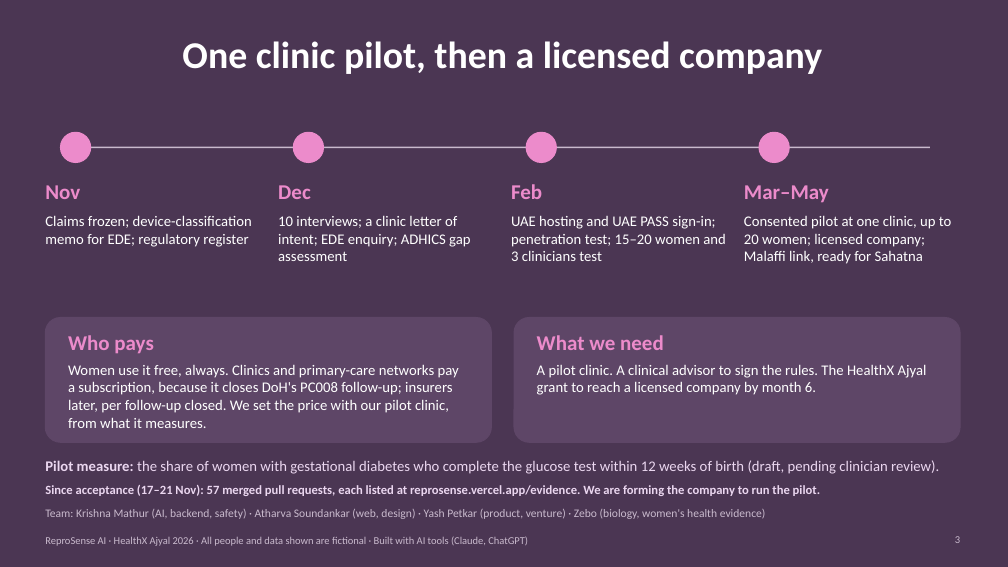
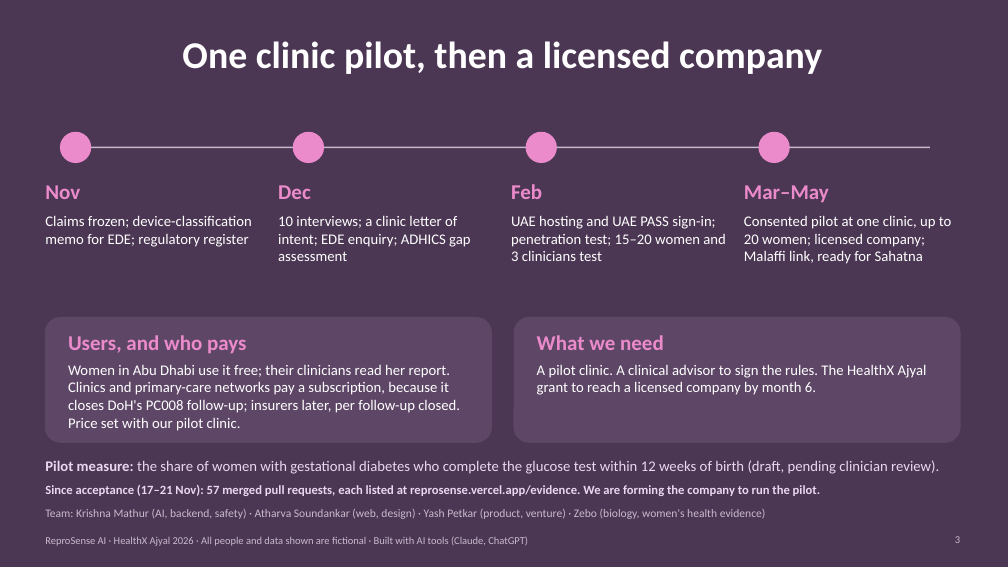
Before and after one commit to krish2105/ReproSense-AI-, a slide deck: slide 3 of pitch/ReproSense-submission.pptx. Drawn at 1008x567 pixels with LibreOffice and Linux fonts; fonts in the diff are those of the drawing. Boxes give left, top, right and bottom in pixels: in the first picture for what was removed or moved away, otherwise in the second. Text is boxed around its words. In the diff, an @@ line names an element or a change of style, - is before the commit and + after.

```diff
--- a/pitch/ReproSense-submission.pptx
+++ b/pitch/ReproSense-submission.pptx
@@ text at (68, 335, 247, 354): text changed @@
-Who pays
+Users, and who pays
@@ text at (68, 365, 460, 431): text changed @@
-Women use it free, always. Clinics and primary-care networks pay a subscription, because it closes DoH's PC008 follow-up; insurers later, per follow-up closed. We set the price with our pilot clinic, from what it measures.
+Women in Abu Dhabi use it free; their clinicians read her report. Clinics and primary-care networks pay a subscription, because it closes DoH's PC008 follow-up; insurers later, per follow-up closed. Price set with our pilot clinic.
```
Also in this commit, not shown: 1 other slide changed, 1 slide added, 8 other files.
